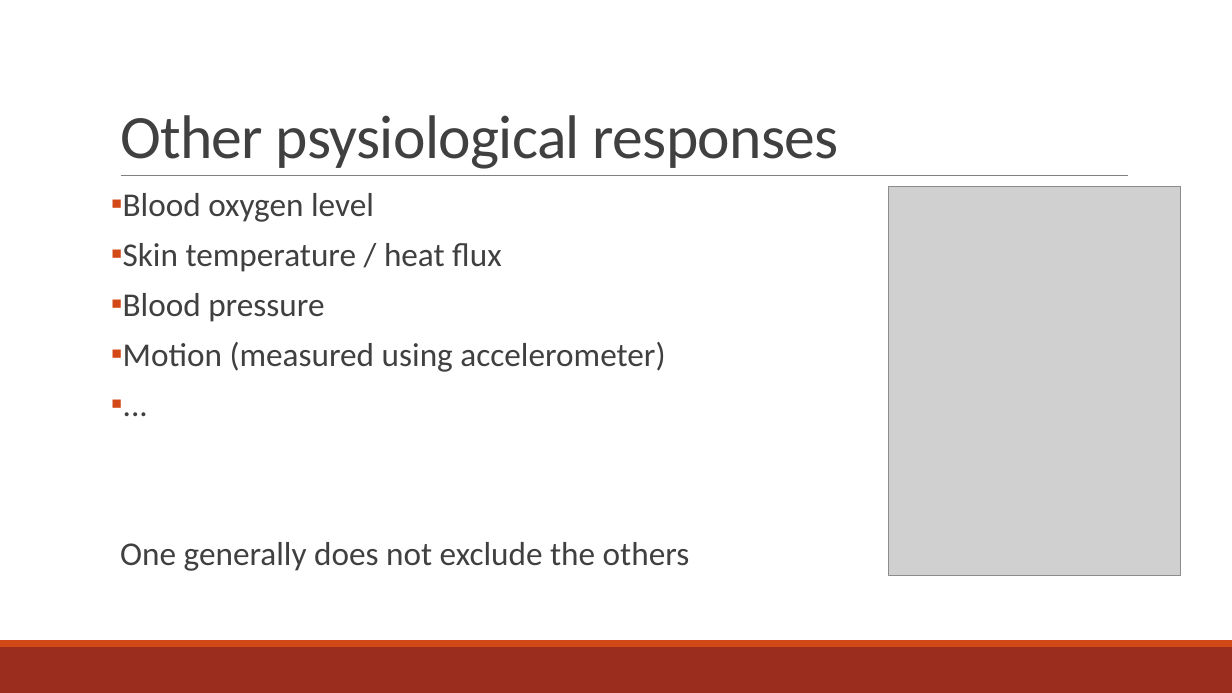
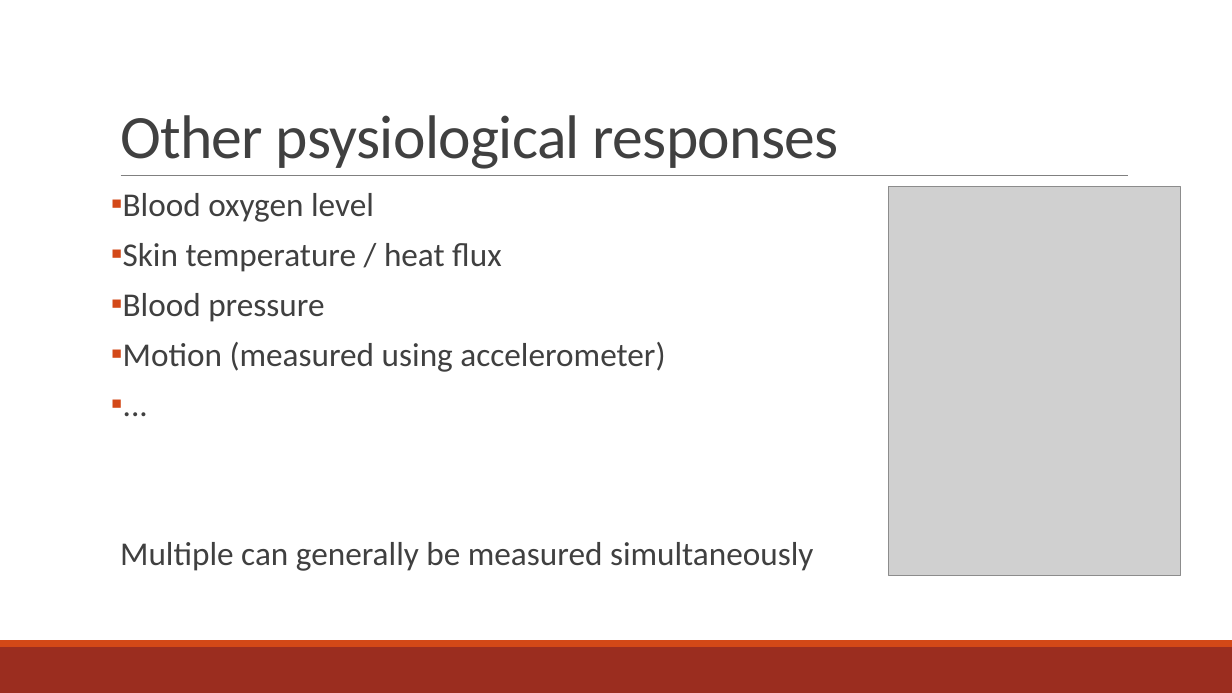
Before and after one commit to Rahazan/AI-BSc-Thesis, a slide deck: slide 8 of presentation/Portable biometrics for determining cognitive load from galvanic.pptx. Drawn at 1232x693 pixels with LibreOffice and Linux fonts; fonts in the diff are those of the drawing; grey boxes stand for pictures. Boxes give left, top, right and bottom in pixels: in the first picture for what was removed or moved away, otherwise in the second. Text is boxed around its words. In the diff, an @@ line names an element or a change of style, - is before the commit and + after.

```diff
--- a/presentation/Portable biometrics for determining cognitive load from galvanic.pptx
+++ b/presentation/Portable biometrics for determining cognitive load from galvanic.pptx
@@ text at [120, 542, 813, 571]: text changed @@
-  One generally does not exclude the others
+  Multiple can generally be measured simultaneously
```
Also in this commit, not shown: 8 other slides changed, 15 slides added, 1 slide removed, 1 other file.
